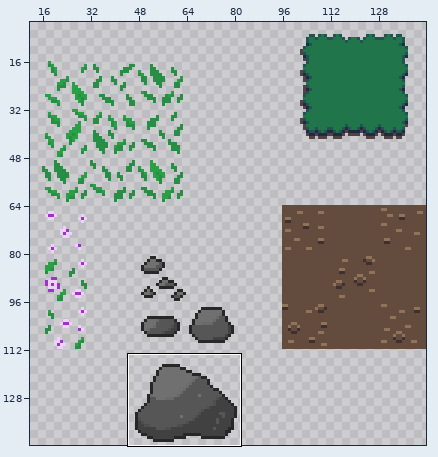
Two states of a sprite sheet, MF/Assets/TileMap/TileMapAssets.png. The picture above shows the old version from afar; the outline marks the close-up.
Close-up. Before:
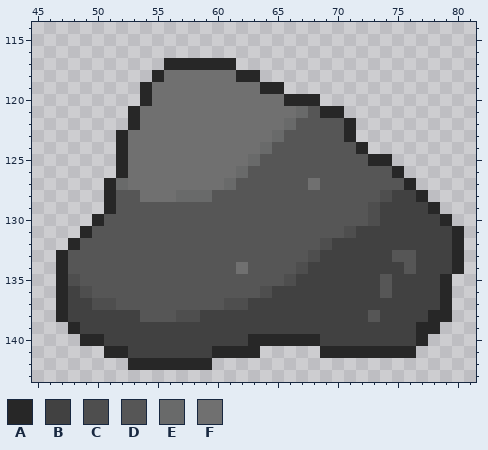
The file is 144x144 pixels. Shown: x 45..81, y 114..143. The wide view leaves out empty margins.
Palette (. is transparent): A #272727  B #414141  C #4e4e4e  D #565656  E #696a6a  F #707070
Pixels before, first column x 47:
117 .........AAAAAA...................
118 ........AFFFFFFAA.................
119 .......AFFFFFFFFFAA...............
120 .......AFFFFFFFFFFFAAA............
121 ......AFFFFFFFFFFFFFEDAA..........
122 ......AFFFFFFFFFFFFEDDDDA.........
123 .....AFFFFFFFFFFFFEDDDDDA.........
124 .....AFFFFFFFFFFFEDDDDDDDA........
125 .....AFFFFFFFFFFEDDDDDDDDDAA......
126 .....AFFFFFFFFFEDDDDDDDDDDDDA.....
127 ....AEFFFFFFFFEDDDDDDFDDDDDDDA....
128 ....ADDFFFEEEDDDDDDDDDDDDDDCBBA...
129 ....ADDDDDDDDDDDDDDDDDDDDDCBBBBA..
130 ...ADDDDDDDDDDDDDDDDDDDDDDCBBBBBA.
131 ..ADDDDDDDDDDDDDDDDDDDDDCBBBBBBBBA
132 .ADDDDDDDDDDDDDDDDDDDDCBBBBBBBBBBA
133 ADDDDDDDDDDDDDDDDDDDDCBBBBBBDDBBBA
134 ADDDDDDDDDDDDDDFDDDDCBBBBBBBBDBBBA
135 ACDDDDDDDDDDDDDDDDDCBBBBBBBDBBBBA.
136 ABCDDDDDDDDDDDDDDCBBBBBBBBBDBBBBA.
137 ABBCCDDDDDDDDDCCBBBBBBBBBBBBBBBBA.
138 ABBBBBBDDDCCBBBBBBBBBBBBBBDBBBBAA.
139 .ABBBBBBBBBBBBBBBBBBBBBBBBBBBBAA..
140 ..AABBBBBBBBBBBBAAAAAABBBBBBBBA...
141 ....AABBBBBBBAAAA.....AAAAAAAA....
142 ......AAAAAAA.....................
The same view after the edit:
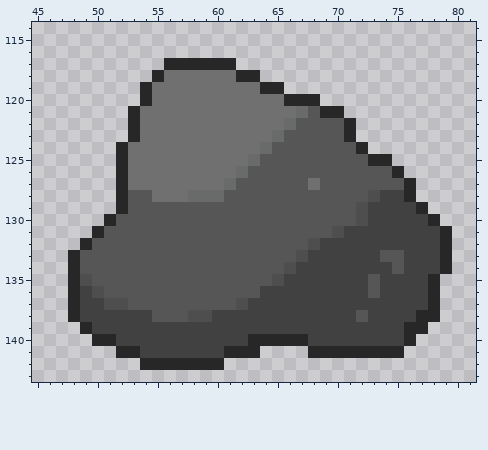
Diff:
Changed rows in their new state; - is an unchanged pixel.
first column x 52:
123 .A
first column x 47:
127 ----.A----------------------------
128 ----.A-D--F--E------------CB-A.---
129 ----.A-------------------CB---A.--
130 ---.A--------------------CB----A.-
131 --.A-------------------CB-------A.
132 -.A------------------CB---------A.
133 .A------------------CB-----D-B--A.
134 .A-------------D---CB-------DB--A.
135 .AC---------------CB------DB---A.-
136 .ABC-------------B--------DB---A.-
137 .A-B-C--------D----------------A.-
138 .A-----B--D-C------------DB---A-.-
139 -.A--------------------------A-.--
140 --.-A----------------B-------A.---
141 ----.-A------B-------A-------.----
142 ------.------A--------------------
Boxes around the changes in both close-ups, in picture pixels (x1, y1, x2, y2):
changed: (56, 130, 464, 370)
